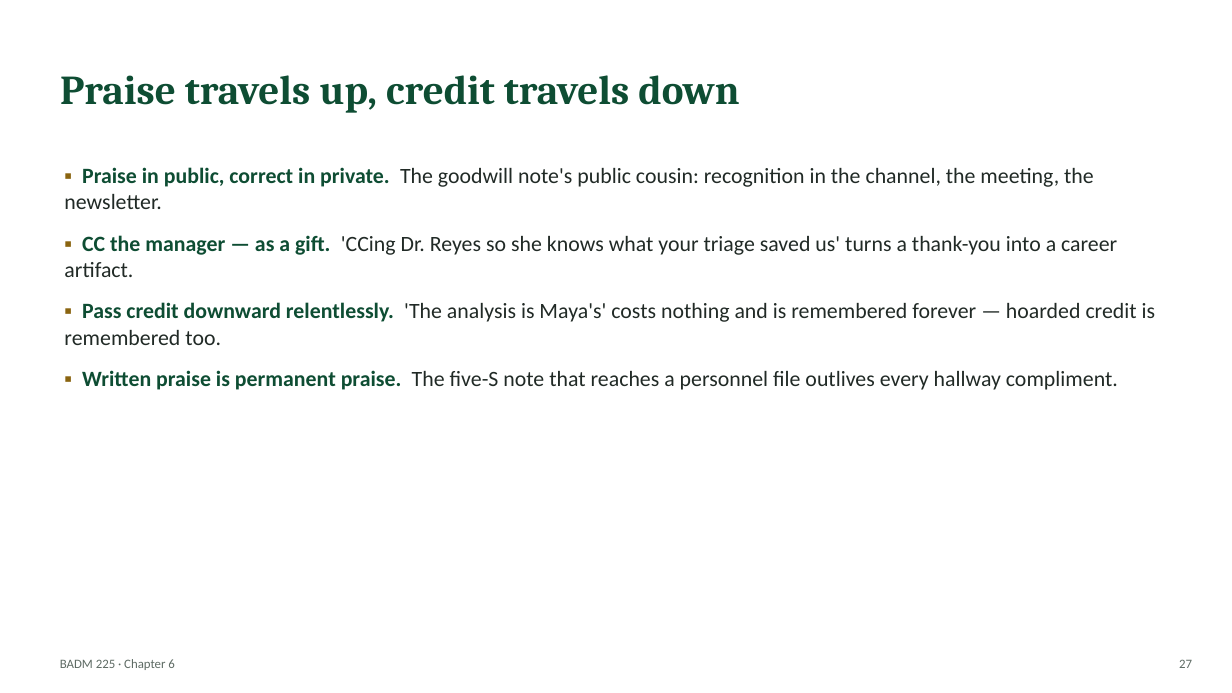
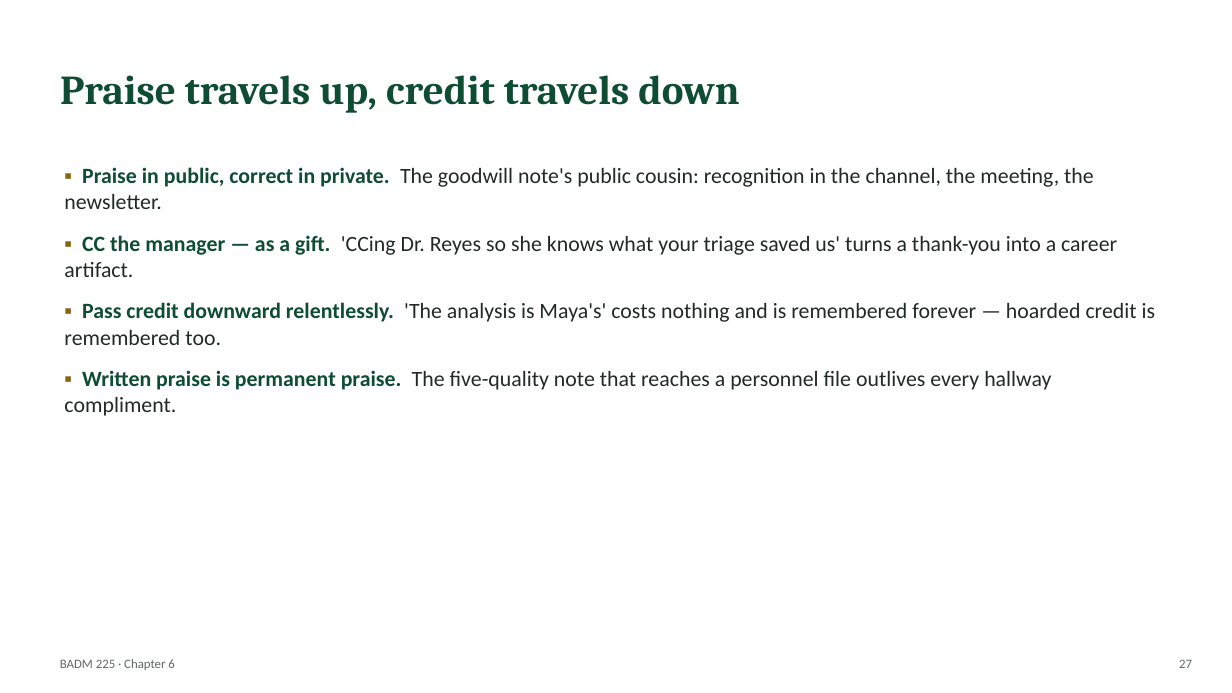
Before and after one commit to dbussan/badm-225, a slide deck: slide 27 of slides/ch06-positive-and-neutral-messages.pptx. Drawn at 1232x693 pixels with LibreOffice and Linux fonts; fonts in the diff are those of the drawing. Boxes give left, top, right and bottom in pixels: in the first picture for what was removed or moved away, otherwise in the second. Text is boxed around its words. In the diff, an @@ line names an element or a change of style, - is before the commit and + after.

```diff
--- a/slides/ch06-positive-and-neutral-messages.pptx
+++ b/slides/ch06-positive-and-neutral-messages.pptx
@@ text at (64, 370, 1051, 416): text changed @@
-▪ Written praise is permanent praise. The five-S note that reaches a personnel file outlives every hallway compliment.
+▪ Written praise is permanent praise. The five-quality note that reaches a personnel file outlives every hallway compliment.
```
Also in this commit, not shown: 5 other slides changed, 44 other files.
